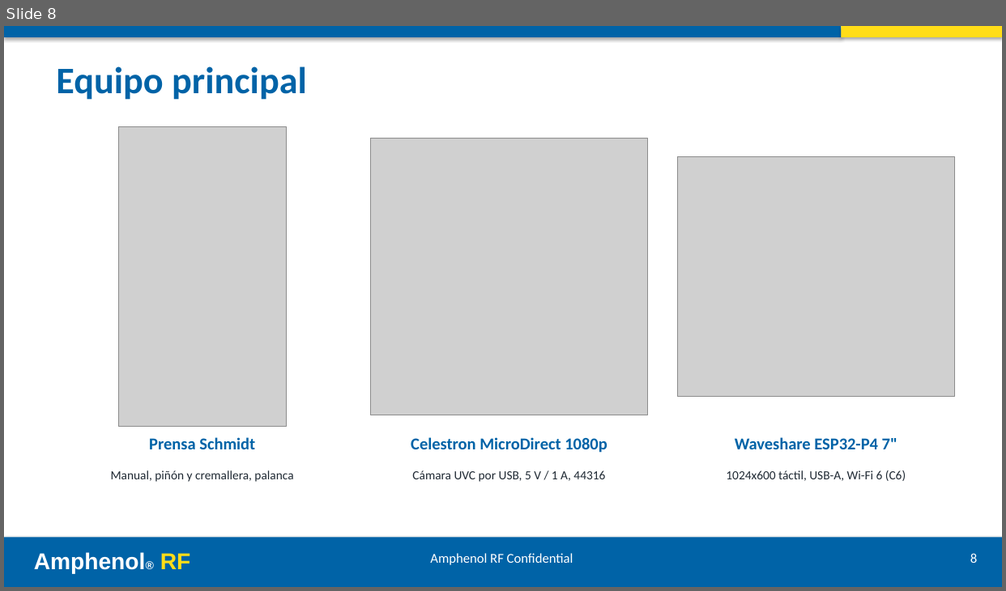
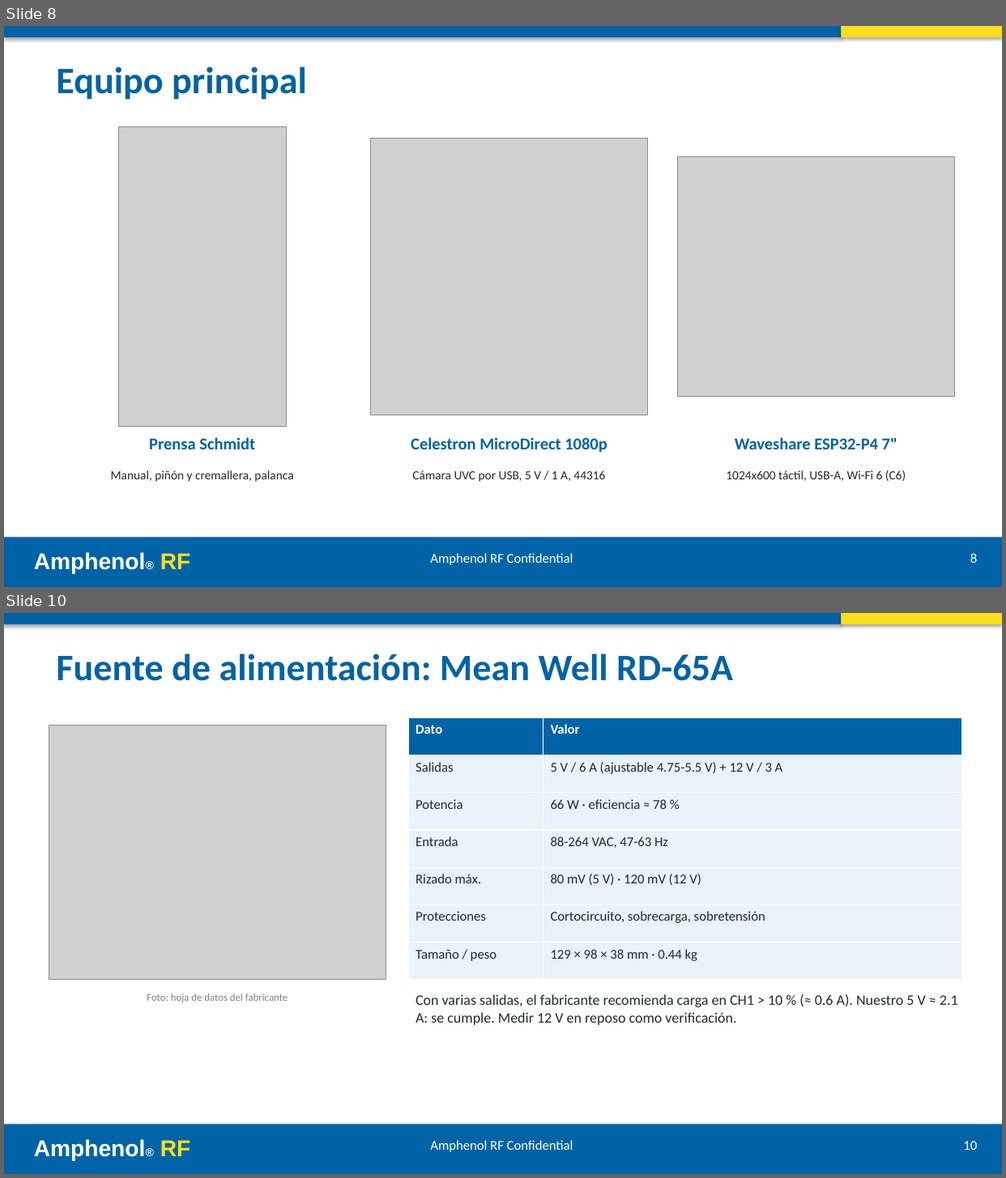
Before and after one commit to ricardosalmeron71-png/inspeccion-vision-solder-cap, a slide deck: docs/presentacion.pptx. Shown one above the other, each under a label of ours: slide 8 before the commit, slides 8 and 10 after it; the slides between them are not shown. The pictures are 1006x591 and 1006x1178 pixels, drawn with LibreOffice and Linux fonts; fonts in the diff are those of the drawing; grey boxes stand for pictures. Boxes give left, top, right and bottom in pixels: in the first picture for what was removed or moved away, otherwise in the second. Text is boxed around its words. In the diff, an @@ line names an element or a change of style, - is before the commit and + after.

```diff
--- a/docs/presentacion.pptx
+++ b/docs/presentacion.pptx
@@ slide 10 added at (x1=4, y1=613, x2=1002, y2=1174), background #FFFFFF @@
@@ rectangle added at (x1=4, y1=613, x2=841, y2=624), fill #0063A7 @@
@@ rectangle added at (x1=841, y1=613, x2=1002, y2=624), fill #FFDD18 @@
@@ text added at (x1=56, y1=653, x2=733, y2=681), 36 pt, text #0063A7, bold @@
+Fuente de alimentación: Mean Well RD-65A
@@ picture added at (x1=49, y1=726, x2=386, y2=980) @@
@@ table added at (x1=408, y1=717, x2=962, y2=980), 7 rows, 2 columns @@
+Dato | Valor
+Salidas | 5 V / 6 A (ajustable 4.75-5.5 V) + 12 V / 3 A
+Potencia | 66 W · eficiencia ≈ 78 %
+Entrada | 88-264 VAC, 47-63 Hz
+Rizado máx. | 80 mV (5 V) · 120 mV (12 V)
+Protecciones | Cortocircuito, sobrecarga, sobretensión
+Tamaño / peso | 129 × 98 × 38 mm · 0.44 kg
@@ text added at (x1=147, y1=994, x2=288, y2=1003), 10 pt, text #778592 @@
+Foto: hoja de datos del fabricante
@@ text added at (x1=415, y1=995, x2=958, y2=1025), 14 pt, text #1F2933 @@
+Con varias salidas, el fabricante recomienda carga en CH1 > 10 % (≈ 0.6 A). Nuestro 5 V ≈ 2.1 A: se cumple. Medir 12 V en reposo como verificación.
@@ rectangle added at (x1=4, y1=1124, x2=1002, y2=1174), fill #0063A7 @@
@@ text added at (x1=34, y1=1139, x2=191, y2=1161), 22 pt, text #FFFFFF, bold @@
+Amphenol® RF
@@ text added at (x1=430, y1=1140, x2=573, y2=1152), 13 pt, text #FFFFFF @@
+Amphenol RF Confidential
@@ text added at (x1=963, y1=1141, x2=977, y2=1150), 13 pt, text #FFFFFF @@
+10
```
Also in this commit, not shown: 11 slides changed, 2 other slides added, 16 other files.
